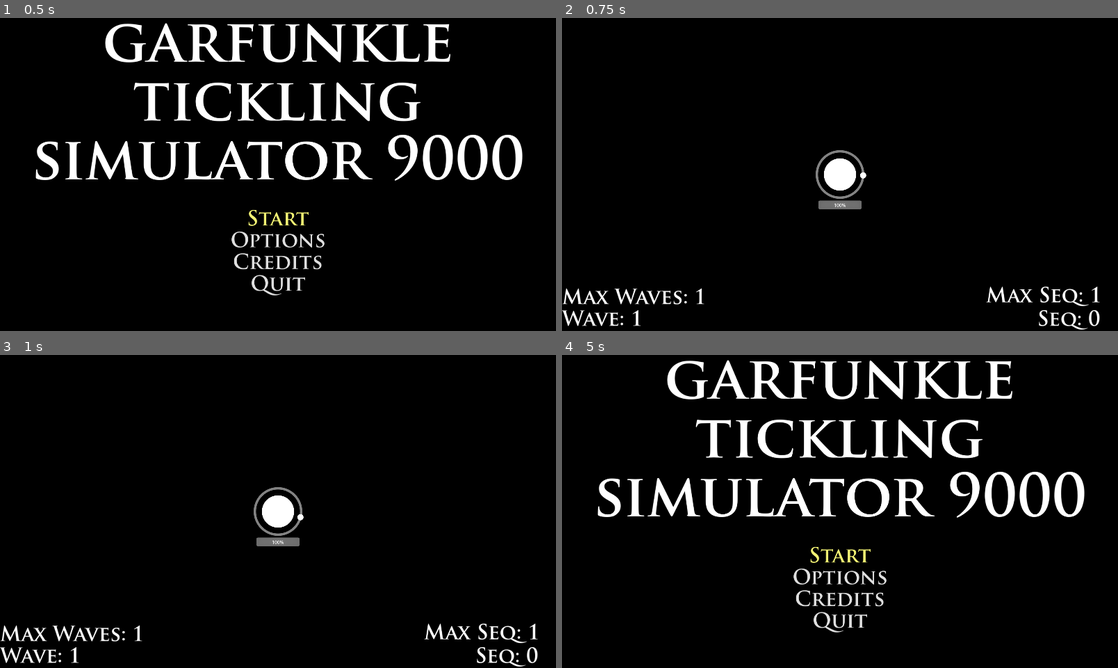
Above: before the commit, frames 1-4 (two rows, left to right).
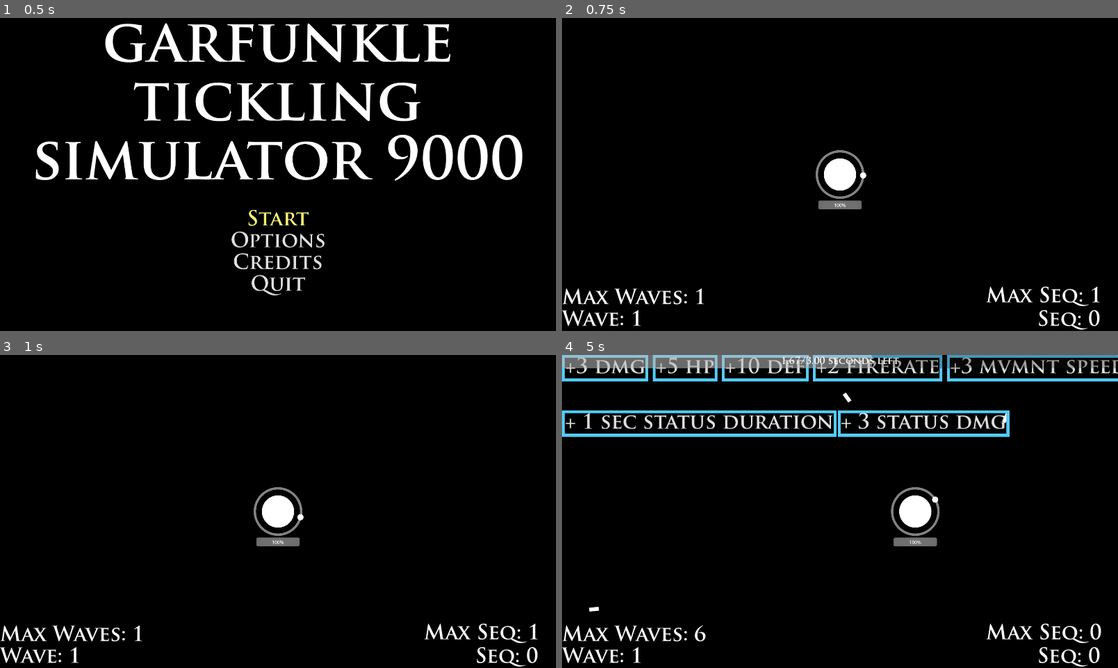
Above: after the commit, the same moments.

Repository: a2kvarnstrom/arcado
Game: Godot game, scene res://scenes/menu.tscn
Same seed, same stepped clock (60 frames per second), same inputs: the game is played once before the commit and once after it.
Inputs (mouse positions are in pixels of both pictures, inside the frame that each line leads up to):
- Up to frame 1 (0.5 s): no input
- Up to frame 2 (0.75 s): click "Start" at 0.5 s
- Up to frame 3 (1 s): no input
- Up to frame 4 (5 s): move the mouse to (962, 495) at 1.27 s; hold D (right) 1.28-2.03 s; click (962, 495) at 1.35 s; move the mouse to (728, 527) at 2.02 s; hold S (down) 2.03-2.78 s; click (728, 527) at 2.1 s; move the mouse to (895, 442) at 2.77 s; hold D (right) 2.78-3.53 s; click (895, 442) at 2.85 s; move the mouse to (812, 574) at 3.52 s; hold W (up) 3.53-4.28 s; click (812, 574) at 3.6 s; move the mouse to (1006, 558) at 4.27 s; hold A (left) from 4.28 s (still down); click (1006, 558) at 4.35 s; tap Escape (pause) at 4.9 s

Frame 1 is identical in both runs. In frame 4, 19% of the frame differs, in the area x 0-100%, y 0-100%.

Commit message:
inodwanodainjido

Diff:
--- a/scenes/main.tscn
+++ b/scenes/main.tscn
@@ -10,6 +10,7 @@
 [ext_resource type="Script" path="res://scripts/systems/waves/enemy_sequence.gd" id="7_7ujij"]
 [ext_resource type="Shader" path="res://shaders/post_processing.gdshader" id="7_ahyao"]
 [ext_resource type="Theme" uid="uid://cdp1vqedgum7d" path="res://scenes/menu.tres" id="8_pjfef"]
+[ext_resource type="PackedScene" uid="uid://sgh28otitqw3" path="res://upgrades_ui.tscn" id="9_yqqm1"]
 
 [sub_resource type="Resource" id="Resource_yhalk"]
 script = ExtResource("7_7ujij")
@@ -187,6 +188,10 @@
 shape = SubResource("RectangleShape2D_00gao")
 
 [node name="CanvasLayer" type="CanvasLayer" parent="."]
+
+[node name="UpgradesUI" parent="CanvasLayer" node_paths=PackedStringArray("player") instance=ExtResource("9_yqqm1")]
+visible = false
+player = NodePath("../../Player")
 
 [node name="ColorRect" type="ColorRect" parent="CanvasLayer"]
 material = SubResource("ShaderMaterial_o160b")
--- /dev/null
+++ b/scenes/new_style_box_flat.tres
@@ -0,0 +1,9 @@
+[gd_resource type="StyleBoxFlat" format=3 uid="uid://we3n4sot0pw3"]
+
+[resource]
+bg_color = Color(0, 0, 0, 0)
+border_width_left = 10
+border_width_top = 10
+border_width_right = 10
+border_width_bottom = 10
+border_color = Color(0.326344, 0.799994, 0.976862, 1)
--- a/scripts/player/player.gd
+++ b/scripts/player/player.gd
@@ -1,9 +1,11 @@
+class_name Player
 extends CharacterBody2D
 
 @onready var circle: Node2D = $circle
 @onready var label: Label = %deathhaha
 @onready var main: Node2D = $".."
 @onready var death_reset: Timer = $DeathReset
+@onready var upgrades_ui: Control = $"../CanvasLayer/UpgradesUI"
 @export var projectile = load("res://scenes/projectile.tscn")
 
 @export var SPEED: float = 300.0
@@ -18,7 +20,7 @@
 	if(spin_speed <= 3.0):
 		spin_speed += delta * 3
 
-	if(Input.is_action_just_pressed("shoot")):
+	if(Input.is_action_just_pressed("shoot") && Engine.time_scale == 1):
 		shoot()
 
 	if(shoot_cooldown > 0):
@@ -75,7 +77,8 @@
 	circle.position = Vector2(radius * x_pos, radius * y_pos)
 
 func pause() -> void:
-	get_tree().change_scene_to_file("res://scenes/menu.tscn")
+	Engine.time_scale = !Engine.time_scale
+	upgrades_ui.visible = !upgrades_ui.visible
 
 func _draw() -> void:
 	draw_circle(Vector2(0,0), 55.0, Color.WHITE, true, -1.0, true)
--- /dev/null
+++ b/upgrades_ui.gd
@@ -0,0 +1,37 @@
+extends Control
+
+@export var player: Player
+# Called when the node enters the scene tree for the first time.
+func _ready() -> void:
+	pass
+# Called every frame. 'delta' is the elapsed time since the previous frame.
+func _process(delta: float) -> void:
+	pass
+
+
+func _on_dmg_pressed() -> void:
+	pass # Replace with function body.
+
+
+func _on_hp_pressed() -> void:
+	pass # Replace with function body.
+
+
+func _on_def_pressed() -> void:
+	pass # Replace with function body.
+
+
+func _on_atkspeed_pressed() -> void:
+	pass # Replace with function body.
+
+
+func _on_mvmntspeed_pressed() -> void:
+	pass # Replace with function body.
+
+
+func _on_stsdur_pressed() -> void:
+	pass # Replace with function body.
+
+
+func _on_stsdmg_pressed() -> void:
+	pass # Replace with function body.
--- /dev/null
+++ b/upgrades_ui.tscn
@@ -0,0 +1,73 @@
+[gd_scene load_steps=4 format=3 uid="uid://sgh28otitqw3"]
+
+[ext_resource type="Script" path="res://upgrades_ui.gd" id="1_2cy7m"]
+[ext_resource type="StyleBox" uid="uid://we3n4sot0pw3" path="res://scenes/new_style_box_flat.tres" id="2_4aft5"]
+[ext_resource type="Theme" uid="uid://cdp1vqedgum7d" path="res://scenes/menu.tres" id="2_k3qmv"]
+
+[node name="UpgradesUI" type="Control"]
+layout_mode = 3
+anchors_preset = 0
+script = ExtResource("1_2cy7m")
+
+[node name="VBoxContainer" type="VBoxContainer" parent="."]
+layout_mode = 0
+offset_right = 1920.0
+offset_bottom = 1080.0
+theme_override_constants/separation = 100
+
+[node name="HBoxContainer" type="HBoxContainer" parent="VBoxContainer"]
+layout_mode = 2
+theme_override_constants/separation = 15
+
+[node name="Dmg" type="Button" parent="VBoxContainer/HBoxContainer"]
+layout_mode = 2
+theme = ExtResource("2_k3qmv")
+theme_override_styles/normal = ExtResource("2_4aft5")
+text = "+3 dmg"
+
+[node name="Hp" type="Button" parent="VBoxContainer/HBoxContainer"]
+layout_mode = 2
+theme = ExtResource("2_k3qmv")
+theme_override_styles/normal = ExtResource("2_4aft5")
+text = "+5 hp"
+
+[node name="Def" type="Button" parent="VBoxContainer/HBoxContainer"]
+layout_mode = 2
+theme = ExtResource("2_k3qmv")
+theme_override_styles/normal = ExtResource("2_4aft5")
+text = "+10 def"
+
+[node name="Atkspeed" type="Button" parent="VBoxContainer/HBoxContainer"]
+layout_mode = 2
+theme = ExtResource("2_k3qmv")
+theme_override_styles/normal = ExtResource("2_4aft5")
+text = "+2 firerate"
+
+[node name="Mvmntspeed" type="Button" parent="VBoxContainer/HBoxContainer"]
+layout_mode = 2
+theme = ExtResource("2_k3qmv")
+theme_override_styles/normal = ExtResource("2_4aft5")
+text = "+3 mvmnt speed"
+
+[node name="HBoxContainer2" type="HBoxContainer" parent="VBoxContainer"]
+layout_mode = 2
+
+[node name="Stsdur" type="Button" parent="VBoxContainer/HBoxContainer2"]
+layout_mode = 2
+theme = ExtResource("2_k3qmv")
+theme_override_styles/normal = ExtResource("2_4aft5")
+text = "+ 1 sec status duration"
+
+[node name="Stsdmg" type="Button" parent="VBoxContainer/HBoxContainer2"]
+layout_mode = 2
+theme = ExtResource("2_k3qmv")
+theme_override_styles/normal = ExtResource("2_4aft5")
+text = "+ 3 status dmg"
+
+[connection signal="pressed" from="VBoxContainer/HBoxContainer/Dmg" to="." method="_on_dmg_pressed"]
+[connection signal="pressed" from="VBoxContainer/HBoxContainer/Hp" to="." method="_on_hp_pressed"]
+[connection signal="pressed" from="VBoxContainer/HBoxContainer/Def" to="." method="_on_def_pressed"]
+[connection signal="pressed" from="VBoxContainer/HBoxContainer/Atkspeed" to="." method="_on_atkspeed_pressed"]
+[connection signal="pressed" from="VBoxContainer/HBoxContainer/Mvmntspeed" to="." method="_on_mvmntspeed_pressed"]
+[connection signal="pressed" from="VBoxContainer/HBoxContainer2/Stsdur" to="." method="_on_stsdur_pressed"]
+[connection signal="pressed" from="VBoxContainer/HBoxContainer2/Stsdmg" to="." method="_on_stsdmg_pressed"]
Not shown: 1 places in scenes/main.tscn that only renumber resources
